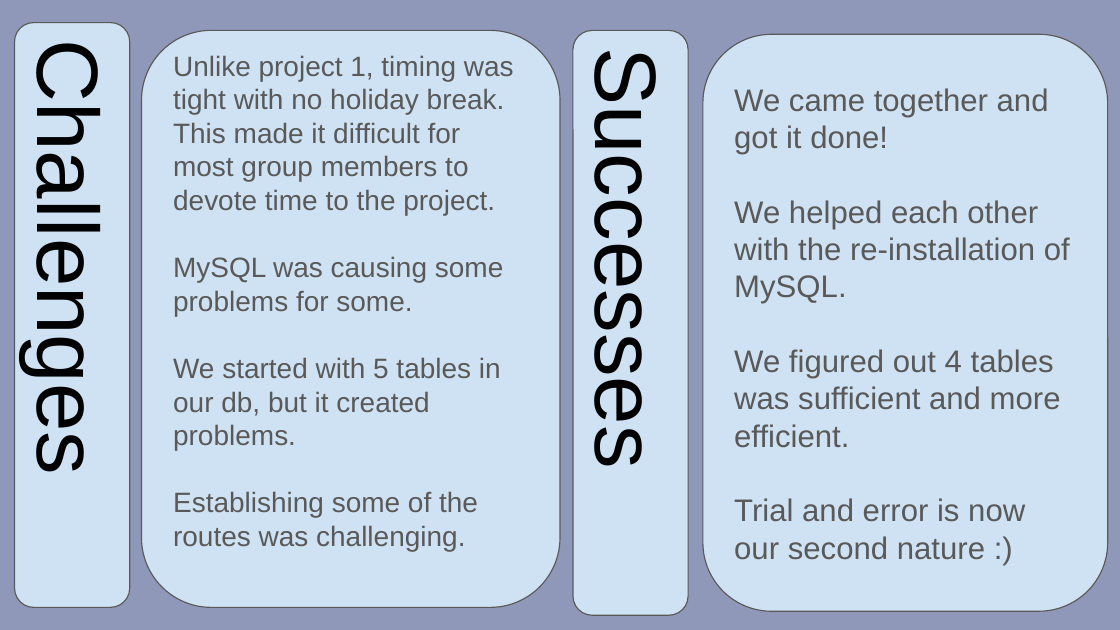
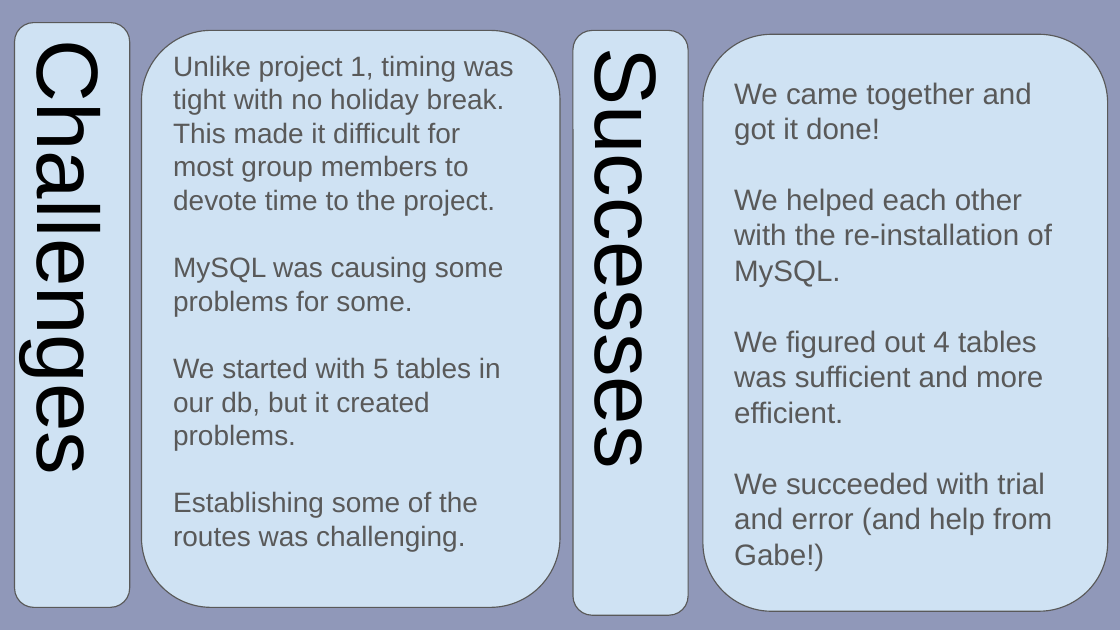
Before and after one commit to WardVanlaar/lord-of-the-rinks, a slide deck: slide 5 of assets/Project#2.pptx. Drawn at 1120x630 pixels with LibreOffice and Linux fonts; fonts in the diff are those of the drawing. Boxes give left, top, right and bottom in pixels: in the first picture for what was removed or moved away, otherwise in the second. Text is boxed around its words. In the diff, an @@ line names an element or a change of style, - is before the commit and + after.

Commit message:
fixed skates type on each page

```diff
--- a/assets/Project#2.pptx
+++ b/assets/Project#2.pptx
@@ text in rounded rectangle at (734, 82, 1052, 424): size 20 to 19 pt in "We came together and got it done!", "We helped each other with the re-installation ...", "We figured out 4 tables was sufficient ..." @@
@@ text in rounded rectangle at (734, 472, 1052, 570): text changed; size 20 to 19 pt @@
-Trial and error is now our second nature :)
+We succeeded with trial and error (and help from Gabe!)
```
Also in this commit, not shown: 2 other slides changed, 1 slide added, 1 slide removed, 3 other files.
